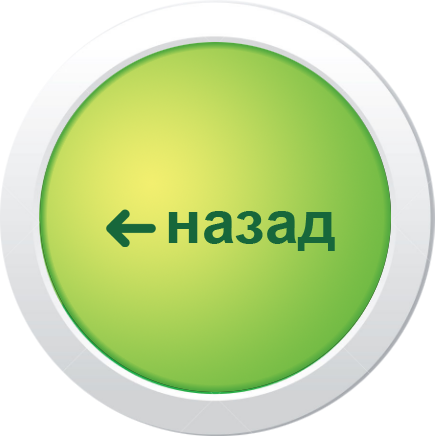
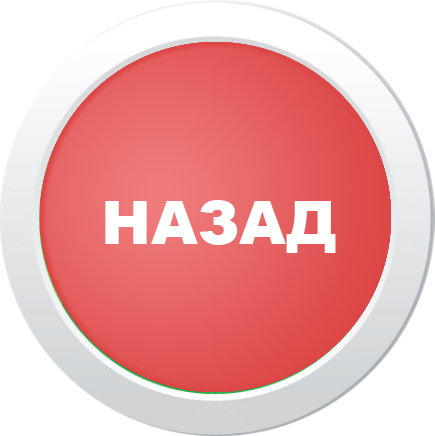
The second 435×436 image is a revision of the first. Changes to its layers:
hid "Layer 3" over box(106, 209, 156, 247)
renamed "назад" to "НАЗАД", painted on it over box(105, 200, 336, 253)
painted on "Layer 2" over box(40, 42, 391, 392)
